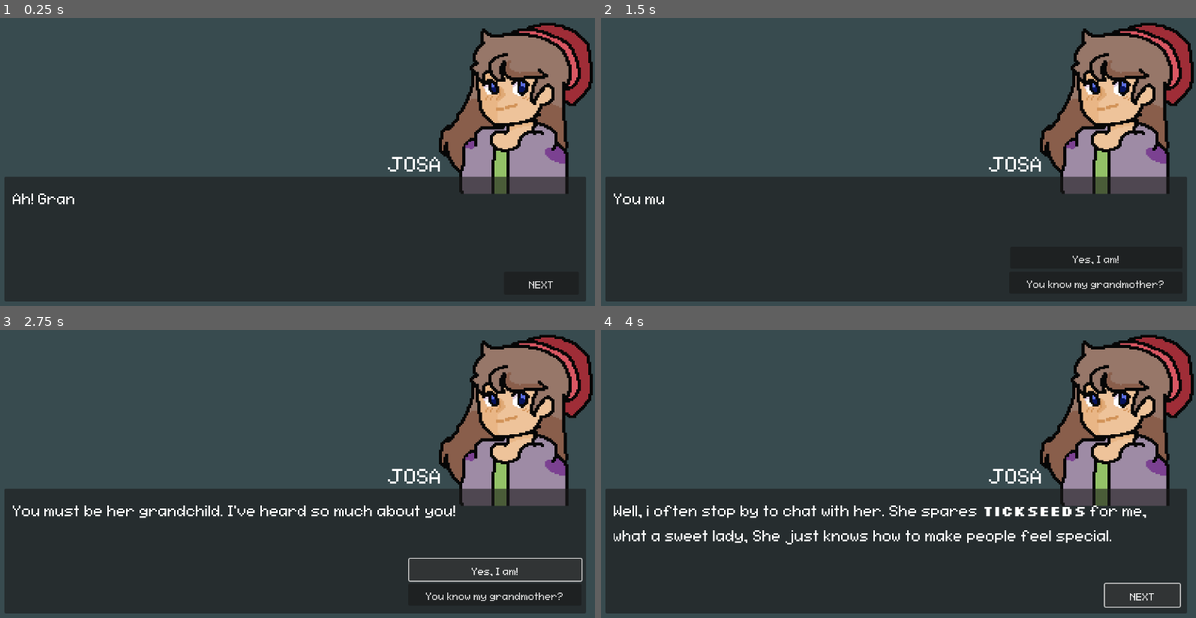
Above: before the commit, frames 1-4 (two rows, left to right).
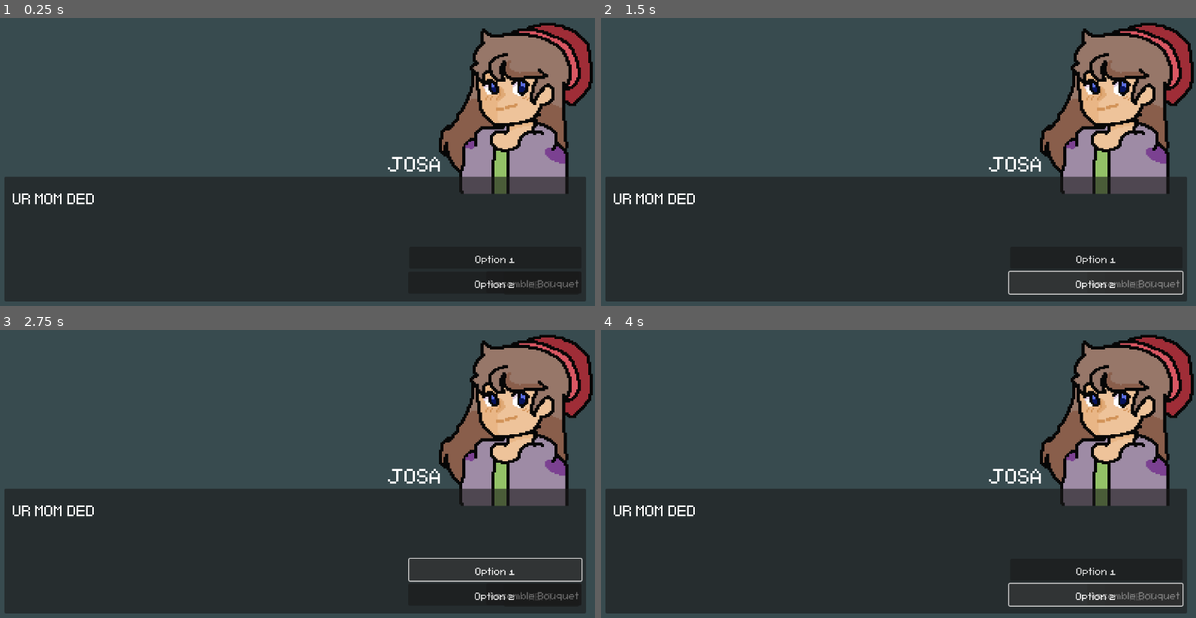
Above: after the commit, the same moments.

Repository: FraN-onLine/Say-it-with-Flowers
Game: Godot game, scene res://UI/DialogueBox.tscn
Same seed, same stepped clock (60 frames per second), same inputs: the game is played once before the commit and once after it.
Inputs (mouse positions are in pixels of both pictures, inside the frame that each line leads up to):
- Up to frame 1 (0.25 s): no input
- Up to frame 2 (1.5 s): click "NEXT" at 0.5 s; click "NEXT" at 1.25 s
- Up to frame 3 (2.75 s): click "Yes, I am!" (after the commit: "Option 1") at 2 s
- Up to frame 4 (4 s): click "You know my grandmother?" (after the commit: "Option 2") at 2.75 s; click (1136, 594) at 3.5 s, where only the run after the commit has a clickable "Assemble Bouquet"

The runs differ from the first frame. In frame 1, 0.6% of the frame differs, in the area x 2-98%, y 60-95%; in frame 2, 1.1%; in frame 3, 1.6%; in frame 4, 3.4%, in the area x 2-98%, y 60-97%.

Commit message:
arrangement works now

Diff:
--- a/SIWF/say-it-with-flowers/Flowers/flower.gd
+++ b/SIWF/say-it-with-flowers/Flowers/flower.gd
@@ -3,7 +3,7 @@
 
 @export var id: int
 @export var name: String
-@export var image: Texture2D
+@export var texture: Texture2D
 @export var description: String
 @export var meaning: String
 @export var is_meaning_unlocked: bool = false
--- a/SIWF/say-it-with-flowers/Flowers/flower_icon.gd
+++ b/SIWF/say-it-with-flowers/Flowers/flower_icon.gd
@@ -2,23 +2,72 @@
 class_name FlowerIcon
 
 var flower_data: Flower
-var original_parent: Node
-var original_position: Vector2
+
+var home_parent: Node
+var current_slot: Node = null
+
+# Click / drag tracking
+var _press_position: Vector2
+var _dragging := false
+const DRAG_THRESHOLD := 8
+
+
+func _ready():
+	home_parent = get_parent()
+
 
 func setup(data: Flower) -> void:
 	flower_data = data
 	texture = data.texture
 
+
 func _get_drag_data(_at_position: Vector2):
+	_dragging = true
+
 	var preview := TextureRect.new()
 	preview.texture = texture
 	preview.custom_minimum_size = size
 	set_drag_preview(preview)
 
-	original_parent = get_parent()
-	original_position = position
-
 	return self
 
-func _can_drop_data(_at_position: Vector2, _data) -> bool:
-	return false
+
+# Called when dropped somewhere INVALID
+func _notification(what):
+	if what == NOTIFICATION_DRAG_END:
+		_dragging = false
+		if not get_parent():
+			_return_to_home()
+
+
+func _return_to_home():
+	if current_slot:
+		current_slot.current_flower = null
+		current_slot = null
+
+	if get_parent():
+		get_parent().remove_child(self)
+
+	home_parent.add_child(self)
+
+
+func _gui_input(event):
+	# Mouse pressed → record position
+	if event is InputEventMouseButton \
+	and event.button_index == MOUSE_BUTTON_LEFT:
+
+		if event.pressed:
+			_press_position = event.position
+			_dragging = false
+
+		else:
+			# Mouse released → treat as click ONLY if no drag happened
+			if not _dragging and current_slot:
+				_return_to_home()
+
+	# Tooltip
+	if event is InputEventMouseMotion:
+		if flower_data.is_meaning_unlocked:
+			tooltip_text = flower_data.name + " : " + flower_data.meaning
+		else:
+			tooltip_text = flower_data.name + " : ???"
--- a/SIWF/say-it-with-flowers/Flowers/inst/RedChrysanthemum.tres
+++ b/SIWF/say-it-with-flowers/Flowers/inst/RedChrysanthemum.tres
@@ -7,7 +7,7 @@
 script = ExtResource("1_g6rho")
 id = 0
 name = "Red Chrysanthemum"
-image = ExtResource("1_4vw1a")
+texture = ExtResource("1_4vw1a")
 description = "Love"
 meaning = "Love"
 is_meaning_unlocked = true
--- a/SIWF/say-it-with-flowers/Global/order_manager.gd
+++ b/SIWF/say-it-with-flowers/Global/order_manager.gd
@@ -78,4 +78,4 @@
 
 func _ready():
 	await get_tree().process_frame
-	get_tree().get_first_node_in_group("dialog_box").start(dialogue)
+#	get_tree().get_first_node_in_group("dialog_box").start(dialogue)
--- a/SIWF/say-it-with-flowers/UI/ArrangementSlot.gd
+++ b/SIWF/say-it-with-flowers/UI/ArrangementSlot.gd
@@ -6,13 +6,20 @@
 func _can_drop_data(_pos, data) -> bool:
 	return data is FlowerIcon
 
+
 func _drop_data(_pos, data) -> void:
+	var flower: FlowerIcon = data
+
+	# Remove existing flower safely
 	if current_flower:
-		current_flower.queue_free()
+		current_flower._return_to_home()
 
-	current_flower = data
+	# Re-parent dragged flower
+	if flower.get_parent():
+		flower.get_parent().remove_child(flower)
 
-	data.get_parent().remove_child(data)
-	add_child(data)
+	add_child(flower)
+	flower.position = (size - flower.size) / 2
 
-	data.position = (size - data.size) / 2
+	current_flower = flower
+	flower.current_slot = self
--- a/SIWF/say-it-with-flowers/UI/AssembleMenu.tscn
+++ b/SIWF/say-it-with-flowers/UI/AssembleMenu.tscn
@@ -1,8 +1,11 @@
-[gd_scene load_steps=2 format=3 uid="uid://bprih8qjtvlq7"]
+[gd_scene load_steps=4 format=3 uid="uid://bprih8qjtvlq7"]
 
 [ext_resource type="FontFile" uid="uid://ci73tgdvfkr2b" path="res://Assets/fs-pixel-sans-unicode-regular.ttf" id="1_n0foe"]
+[ext_resource type="Script" uid="uid://cv3d6n7pfui0" path="res://UI/assemble_menu.gd" id="1_qcyof"]
+[ext_resource type="Script" uid="uid://cxvmt0apvj4lp" path="res://UI/ArrangementSlot.gd" id="3_52kt2"]
 
 [node name="AssembleMenu" type="CanvasLayer"]
+script = ExtResource("1_qcyof")
 
 [node name="Flowers" type="Panel" parent="."]
 offset_left = 780.0
@@ -29,40 +32,45 @@
 layout_mode = 2
 
 [node name="Arrangement1" type="Panel" parent="."]
-offset_left = 58.0
-offset_top = 214.0
-offset_right = 171.0
-offset_bottom = 325.0
+offset_left = 105.0
+offset_top = 240.0
+offset_right = 218.0
+offset_bottom = 351.0
+script = ExtResource("3_52kt2")
 
 [node name="Arrangement2" type="Panel" parent="."]
-offset_left = 195.0
-offset_top = 216.0
-offset_right = 308.0
-offset_bottom = 327.0
+offset_left = 227.0
+offset_top = 240.0
+offset_right = 340.0
+offset_bottom = 351.0
+script = ExtResource("3_52kt2")
 
 [node name="Arrangement3" type="Panel" parent="."]
-offset_left = 352.0
-offset_top = 215.0
-offset_right = 465.0
-offset_bottom = 326.0
+offset_left = 348.0
+offset_top = 240.0
+offset_right = 461.0
+offset_bottom = 351.0
+script = ExtResource("3_52kt2")
 
 [node name="Arrangement4" type="Panel" parent="."]
-offset_left = 496.0
-offset_top = 218.0
-offset_right = 609.0
-offset_bottom = 329.0
+offset_left = 471.0
+offset_top = 240.0
+offset_right = 584.0
+offset_bottom = 351.0
+script = ExtResource("3_52kt2")
 
 [node name="Arrangement5" type="Panel" parent="."]
-offset_left = 639.0
-offset_top = 217.0
-offset_right = 752.0
-offset_bottom = 328.0
+offset_left = 593.0
+offset_top = 240.0
+offset_right = 706.0
+offset_bottom = 351.0
+script = ExtResource("3_52kt2")
 
 [node name="Assemble" type="Button" parent="."]
-offset_left = 256.0
-offset_top = 384.0
-offset_right = 587.0
-offset_bottom = 424.0
+offset_left = 234.0
+offset_top = 382.0
+offset_right = 565.0
+offset_bottom = 422.0
 theme_override_fonts/font = ExtResource("1_n0foe")
 theme_override_font_sizes/font_size = 32
 text = "Assemble"
--- /dev/null
+++ b/SIWF/say-it-with-flowers/UI/assemble_menu.gd
@@ -0,0 +1,43 @@
+extends CanvasLayer
+
+@onready var flower_list: VBoxContainer = $Flower_Box/FlowerList
+@onready var arrangement_slots := [
+	$Arrangement1,
+	$Arrangement2,
+	$Arrangement3,
+	$Arrangement4,
+	$Arrangement5
+]
+
+var current_arrangement: Array = []
+
+const FLOWER_ICON_SCENE := preload("res://Flowers/flower_icon.tscn")
+
+func _ready() -> void:
+	_load_unlocked_flowers()
+
+func _load_unlocked_flowers() -> void:
+	#delete all children first
+	for child in flower_list.get_children():
+		child.queue_free()
+
+	for path in KnowledgeManager.unlocked_flowers:
+		var flower_data = load(path)
+		if flower_data == null:
+			continue
+
+		var icon: FlowerIcon = FLOWER_ICON_SCENE.instantiate()
+		icon.setup(flower_data)
+
+		flower_list.add_child(icon)
+
+func get_current_arrangement() -> Array:
+	current_arrangement.clear()
+
+	for slot in arrangement_slots:
+		if slot.current_flower:
+			current_arrangement.append(slot.current_flower.flower_data.id)
+		else:
+			current_arrangement.append(null)
+
+	return current_arrangement
Not shown, added: SIWF/say-it-with-flowers/UI/assemble_menu.gd.uid
